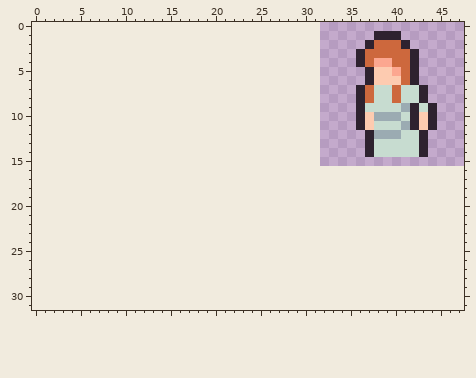
One commit to this pixel-art file: Assets/Textures/SpriteV1.aseprite. Above, as it was before the edit.
16x16 pixels, 1 frame. The old version is drawn lined up with the new one, on the new canvas.
After:
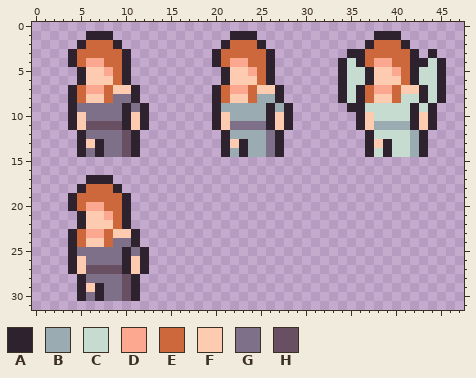
Palette (. is transparent): A #2e222f  B #9babb2  C #c7dcd0  D #fca790  E #cd683d  F #fdcbb0  G #7f708a  H #694f62
From old to new:
canvas 16x16 -> 48x32, the old top-left corner now at 32,0
The edit adds colour A in row 1 at x 6 to 8 and 22 to 24; in row 2 at x 5, 9, 21 and 25; in row 3 at x 4, 10, 20, 26, 35 and 44; in row 4 at x 4, 10, 20, 26, 34, 43 and 45; in rows 5 to 6 at x 5, 10, 21, 26, 34 and 45; in rows 7 to 8 at x 4, 11, 20, 27, 34 and 45.
The edit adds colour A in row 9 at x 4, 10, 12, 20, 26, 28 and 35; in rows 10 to 11 at x 4, 10, 12, 20, 26 and 28; in row 12 at x 5, 11, 21 and 27; in rows 13 to 14 at x 5, 7, 11, 21, 23 and 27; in row 17 at x 6 to 8; in row 18 at x 5 and 9.
The edit adds colour A in rows 19 to 20 at x 4 and 10; in rows 21 to 22 at x 5 and 10; in rows 23 to 24 at x 4 and 11; in rows 25 to 27 at x 4, 10 and 12; in row 28 at x 5 and 11; in rows 29 to 30 at x 5, 7 and 11.
Colour C gives way to colour A in rows 13 to 14 at x 39.
The edit adds colour B in row 8 at x 25 to 26; in row 9 at x 21 to 25 and 27; in row 10 at x 22 to 25; in row 12 at x 22 to 25; in row 13 at x 24 to 25; in row 14 at x 22 and 24 to 25.
Colour C gives way to colour B in row 11 at x 38 to 40; in rows 12 to 14 at x 42.
The edit adds colour C in row 4 at x 35 and 44; in rows 5 to 6 at x 35 to 36 and 43 to 44; in rows 7 to 8 at x 35 and 44.
Colour B gives way to colour C in row 9 at x 41; in row 10 at x 38 to 40; in row 12 at x 38 to 40.
The edit adds colour D in row 4 at x 6 to 7 and 22 to 23; in row 5 at x 8 and 24; in row 7 at x 6 to 7 and 22 to 23; in row 20 at x 6 to 7; in row 21 at x 8; in row 23 at x 6 to 7.
Colour C gives way to colour D in row 7 at x 38 to 39.
The edit adds colour E in row 2 at x 6 to 8 and 22 to 24; in row 3 at x 5 to 9 and 21 to 25; in row 4 at x 5, 8 to 9, 21 and 24 to 25; in rows 5 to 6 at x 9 and 25; in rows 7 to 8 at x 5, 8, 21 and 24; in row 18 at x 6 to 8.
The edit adds colour E in row 19 at x 5 to 9; in row 20 at x 5 and 8 to 9; in rows 21 to 22 at x 9; in rows 23 to 24 at x 5 and 8.
The edit adds colour F in row 5 at x 6 to 7 and 22 to 23; in row 6 at x 6 to 8 and 22 to 24; in row 7 at x 9 to 10 and 25 to 26; in row 8 at x 6 to 7 and 22 to 23; in rows 10 to 11 at x 5, 11, 21 and 27; in row 13 at x 6 and 22.
The edit adds colour F in row 21 at x 6 to 7; in row 22 at x 6 to 8; in row 23 at x 9 to 10; in row 24 at x 6 to 7; in rows 26 to 27 at x 5 and 11; in row 29 at x 6.
Colour C gives way to colour F in row 7 at x 41 to 42; in row 8 at x 38 to 39; in row 13 at x 38.
The edit adds colour G in row 8 at x 9 to 10; in row 9 at x 5 to 9 and 11; in row 10 at x 6 to 9; in row 11 at x 22 to 25; in row 12 at x 6 to 9 and 26; in row 13 at x 8 to 9 and 26.
The edit adds colour G in row 14 at x 6, 8 to 9 and 26; in row 24 at x 9 to 10; in row 25 at x 5 to 9 and 11; in row 26 at x 6 to 9; in row 28 at x 6 to 9; in row 29 at x 8 to 9.
The edit adds colour G in row 30 at x 6 and 8 to 9.
The edit adds colour H in row 11 at x 6 to 9; in rows 12 to 14 at x 10; in row 27 at x 6 to 9; in rows 28 to 30 at x 10.
